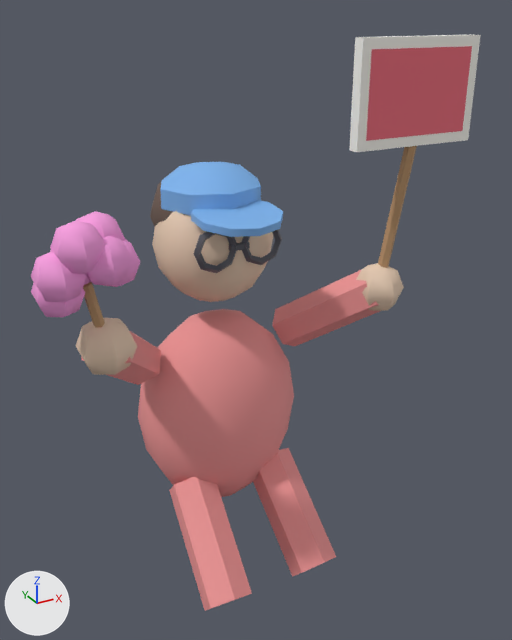
The glTF model Assets/Models/Espectador.glb: old version first, new version second.
Camera for both pictures: a 50 mm lens placed at (-0.614, -1.3, 1.167), pointed at (0.062, -0.071, 0.552). Arrows for +X, +Y and +Z are at lower left; the lights stay in place. The first picture is the older version.

The older version as bpy lines, for what is in view:
```python
me_acc_bone = bpy.data.meshes.new('Acc_Bone')
me_acc_bone.from_pydata(...)  # 54 vertices, 100 faces; spans x -0.109..0.109, y -0.2..0.114, z 0.757..0.883
me_acc_bone.materials.append(mat_acc_bone)  # blue #7cb3ed
me_acc_oculos = bpy.data.meshes.new('Acc_Oculos')
me_acc_oculos.from_pydata(...)  # 72 vertices, 140 faces; spans x -0.098..0.098, y -0.123..-0.107, z 0.692..0.788
me_acc_oculos.materials.append(mat_acc_oculos)  # dark grey #595961
me_acc_plaquinha = bpy.data.meshes.new('Acc_Plaquinha')
me_acc_plaquinha.from_pydata(...)  # 28 vertices, 44 faces; spans x 0.2..0.48, y -0.213..-0.168, z 0.618..1.12
# faces by material slot: [20, 12, 12]
me_acc_plaquinha.materials.append(mat_acc_cabo)  # brown #bc956c
me_acc_plaquinha.materials.append(mat_acc_placa)  # white #fdfaf3
me_acc_plaquinha.materials.append(mat_acc_placatexto)  # red #ed6c7c
ob_acc_bone = bpy.data.objects.new('Acc_Bone', me_acc_bone)
ob_acc_bone.location = (0.0, 0.0, 0.0)
ob_acc_oculos = bpy.data.objects.new('Acc_Oculos', me_acc_oculos)
ob_acc_oculos.location = (0.0, 0.0, 0.0)
ob_acc_plaquinha = bpy.data.objects.new('Acc_Plaquinha', me_acc_plaquinha)
ob_acc_plaquinha.location = (0.0, 0.0, 0.0)
# also in view: 'Espectador' at (0.0, -0.071, 0.416); 'Acc_Frufru' at (-0.328, -0.2, 0.741)
```
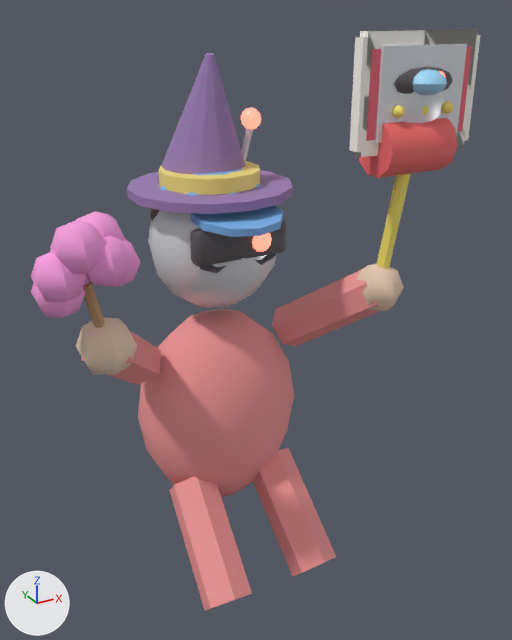
Boxes [x1, y1, x2, y2] around the edits, measured in the pictures (512 x 640 px):
'Acc_ChapeuBruxa', added
    after: [127, 53, 293, 214]
    faces in mat_acc_roxo (purple #997cb3): [127, 53, 293, 214]
    faces in mat_acc_faixa (yellow #f3e17c): [159, 161, 260, 195]
'Acc_CabecaRobo', added
    after: [148, 108, 286, 308]
    faces in mat_acc_robometal (white #dddfe5): [148, 129, 277, 308]
    faces in mat_acc_preto (dark grey #595559): [190, 220, 286, 267]
    faces in mat_acc_olhovermelho (red #ff5959, glowing red #ff6c59): [241, 108, 272, 252]
'Acc_PlacaRobo', added
    after: [353, 29, 477, 157]
    faces in mat_acc_metal (white #e5e7ed): [375, 44, 467, 143]
    faces in mat_acc_placa (white #fdfaf3): [353, 29, 477, 157]
    faces in mat_acc_preto (dark grey #595559): [394, 67, 453, 94]
'Acc_Martelo', added
    after: [359, 118, 457, 269]
    faces in mat_acc_vermelho (red #f36c6c): [359, 118, 457, 178]
    faces in mat_acc_amarelo (yellow #f9e76c): [377, 174, 411, 269]
'Acc_PlacaOvni', added
    after: [392, 66, 453, 123]
    faces in mat_acc_metal (white #e5e7ed): [398, 66, 445, 123]
    faces in mat_acc_azul (blue #a0daf9): [412, 69, 447, 95]
    faces in mat_acc_amarelo (yellow #f9e76c): [392, 102, 453, 118]
'Acc_Plaquinha', unchanged, covered by the edit
    before: [349, 35, 481, 268]
    after: [349, 35, 481, 152]
'Acc_Bone', unchanged, covered by the edit
    before: [160, 162, 283, 237]
    after: [160, 168, 283, 237]

The change, as a list of edits to the scene's bpy script:
```text
Add ob_acc_placarobo:
    ob_acc_placarobo = bpy.data.objects.new('Acc_PlacaRobo', me_acc_placarobo)  # 112 vertices, 204 faces; spans x 0.21..0.47, y -0.236..-0.168, z 0.618..1.13; in mat_acc_cabo (brown #bc956c), mat_acc_placa (white #fdfaf3), mat_acc_metal (white #e5e7ed), mat_acc_preto (dark grey #595559), mat_acc_olhovermelho (red #ff5959, glowing red #ff6c59)
    ob_acc_placarobo.location = (0.0, 0.0, 0.0)
Add ob_acc_placaovni:
    ob_acc_placaovni = bpy.data.objects.new('Acc_PlacaOvni', me_acc_placaovni)  # 156 vertices, 284 faces; spans x 0.21..0.47, y -0.266..-0.168, z 0.618..1.13; in mat_acc_cabo (brown #bc956c), mat_acc_placa (white #fdfaf3), mat_acc_metal (white #e5e7ed), mat_acc_azul (blue #a0daf9), mat_acc_amarelo (yellow #f9e76c)
    ob_acc_placaovni.location = (0.0, 0.0, 0.0)
Add ob_acc_martelo:
    ob_acc_martelo = bpy.data.objects.new('Acc_Martelo', me_acc_martelo)  # 36 vertices, 64 faces; spans x 0.25..0.41, y -0.255..-0.145, z 0.618..0.972; in mat_acc_amarelo (yellow #f9e76c), mat_acc_vermelho (red #f36c6c)
    ob_acc_martelo.location = (0.0, 0.0, 0.0)
Add ob_acc_chapeubruxa:
    ob_acc_chapeubruxa = bpy.data.objects.new('Acc_ChapeuBruxa', me_acc_chapeubruxa)  # 80 vertices, 148 faces; spans x -0.166..0.166, y -0.16..0.18, z 0.815..1.089; in mat_acc_roxo (purple #997cb3), mat_acc_faixa (yellow #f3e17c)
    ob_acc_chapeubruxa.location = (0.0, 0.0, 0.0)
Add ob_acc_cabecarobo:
    ob_acc_cabecarobo = bpy.data.objects.new('Acc_CabecaRobo', me_acc_cabecarobo)  # 238 vertices, 456 faces; spans x -0.14..0.14, y -0.146..0.133, z 0.577..0.982; in mat_acc_robometal (white #dddfe5), mat_acc_preto (dark grey #595559), mat_acc_olhovermelho (red #ff5959, glowing red #ff6c59)
    ob_acc_cabecarobo.location = (0.0, 0.0, 0.0)
```
